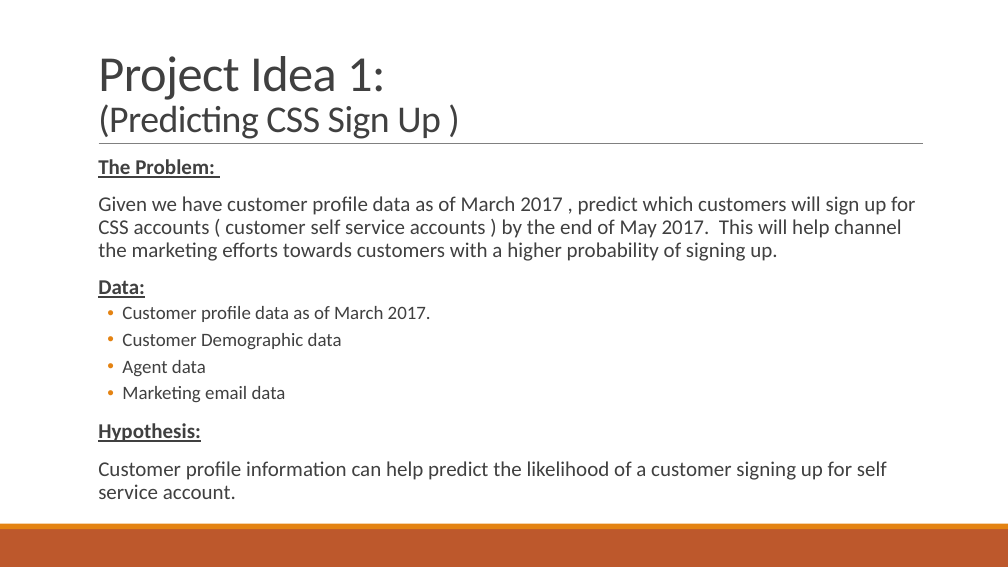
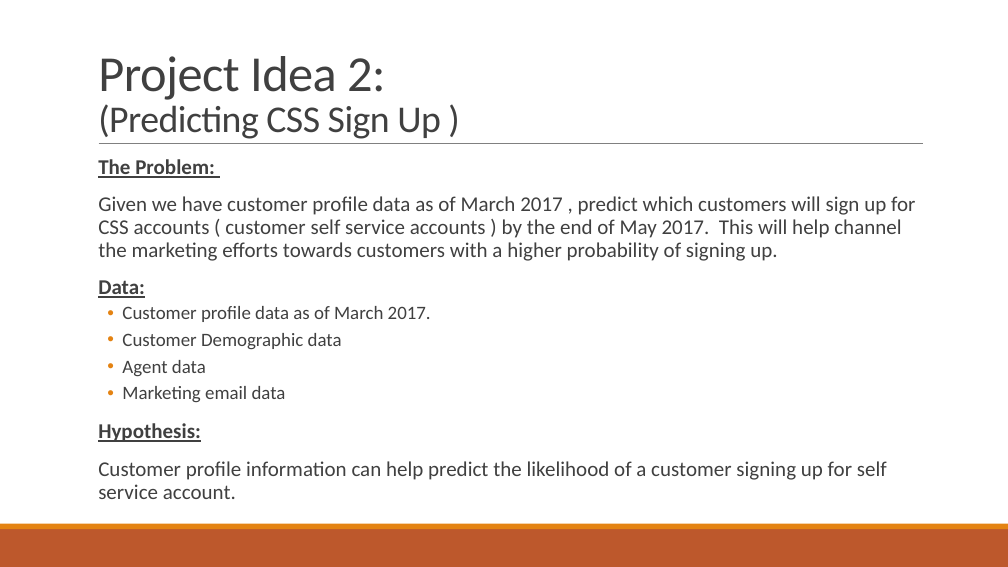
Before and after one commit to hkalavala/DS_SM_15_HK, a slide deck: slide 3 of projects/final-project/01-lightning-talk/GA Project - HK.pptx (slide 2 before the commit). Drawn at 1008x567 pixels with LibreOffice and Linux fonts; fonts in the diff are those of the drawing. Boxes give left, top, right and bottom in pixels: in the first picture for what was removed or moved away, otherwise in the second. Text is boxed around its words. In the diff, an @@ line names an element or a change of style, - is before the commit and + after.

```diff
--- a/projects/final-project/01-lightning-talk/GA Project - HK.pptx
+++ b/projects/final-project/01-lightning-talk/GA Project - HK.pptx
@@ title at box(98, 56, 441, 139): text changed @@
-Project Idea 1:
-(Predicting CSS Sign Up )
+Project Idea 2:
+(Predicting CSS Sign Up )
```
Also in this commit, not shown: 2 other slides changed, 6 other files.
